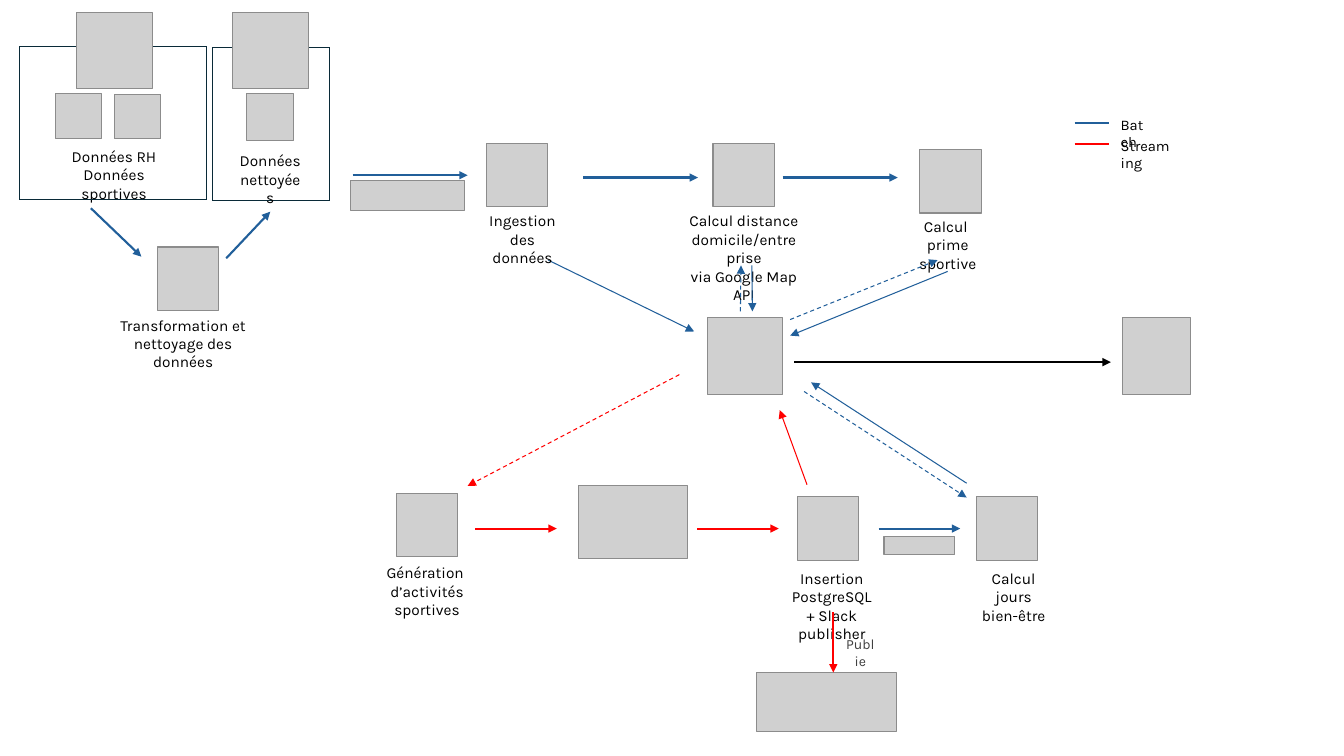
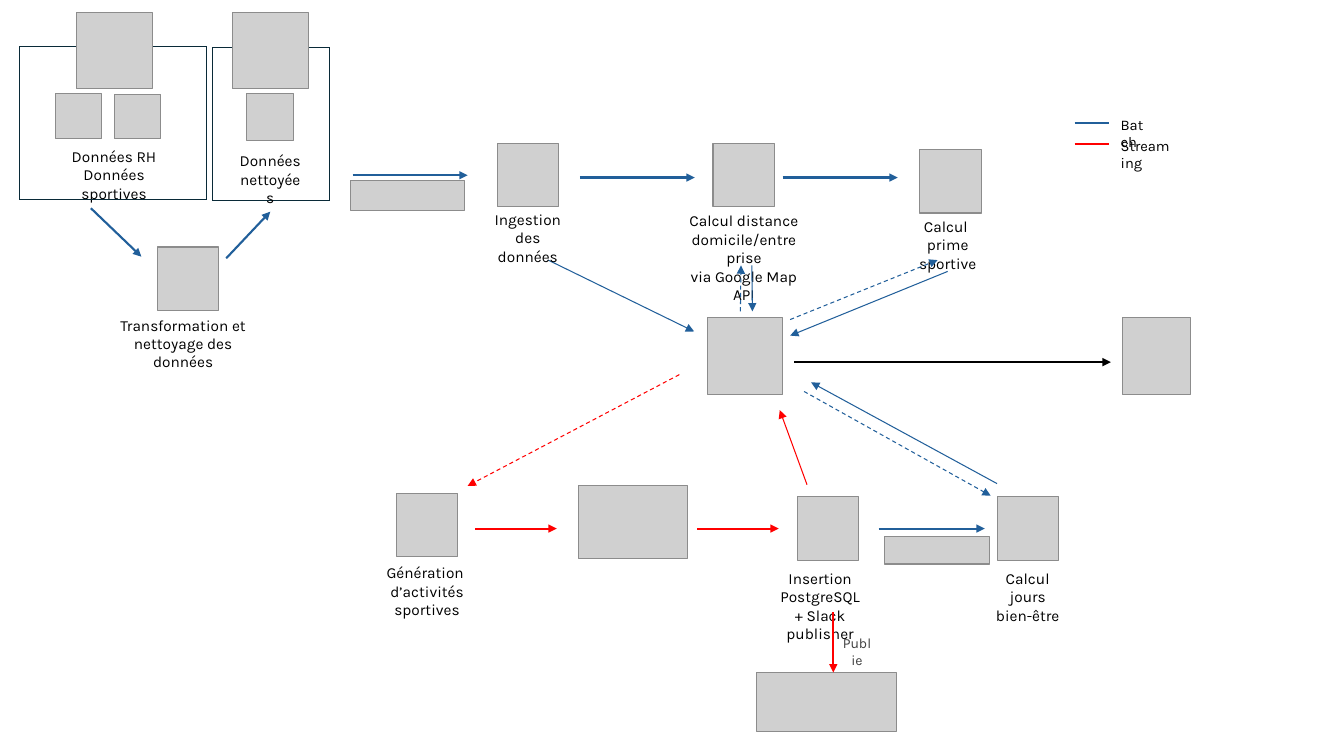
Before and after one commit to maevabb/poc_sport_employee_benefits, a slide deck: slide 1 of docs/prensentation.pptx. Drawn at 1344x756 pixels with LibreOffice and Linux fonts; fonts in the diff are those of the drawing; grey boxes stand for pictures. Boxes give left, top, right and bottom in pixels: in the first picture for what was removed or moved away, otherwise in the second. Text is boxed around its words. In the diff, an @@ line names an element or a change of style, - is before the commit and + after.

```diff
--- a/docs/prensentation.pptx
+++ b/docs/prensentation.pptx
@@ picture: place and size @@
-picture at box(487, 143, 548, 207)
+picture at box(497, 143, 559, 207)
@@ arrow moved from (583, 177) - (698, 177) to (580, 177) - (695, 177) @@
@@ text "Ingestion des" rewrapped from box(489, 215, 555, 263) to box(495, 214, 561, 266) @@
@@ arrow moved from (967, 483) - (812, 382) to (997, 484) - (812, 382) @@
@@ arrow moved from (805, 391) - (967, 498) to (805, 391) - (991, 496) @@
@@ picture: place and size @@
-picture at box(977, 497, 1038, 561)
+picture at box(997, 497, 1059, 561)
@@ arrow moved from (879, 528) - (961, 528) to (879, 528) - (985, 528) @@
@@ picture: place and size @@
-picture at box(884, 536, 955, 555)
+picture at box(884, 536, 990, 564)
@@ text "Insertion PostgreSQL + Slack publisher": place and size @@
-text "Insertion PostgreSQL + Slack publisher" at box(792, 573, 872, 644)
+text "Insertion PostgreSQL + Slack publisher" at box(780, 573, 860, 644)
@@ text "Calcul jours bien-être": place and size @@
-text "Calcul jours bien-être" at box(982, 573, 1045, 621)
+text "Calcul jours bien-être" at box(996, 573, 1059, 621)
@@ text "Publie": place and size @@
-text "Publie" at box(836, 631, 886, 655)
+text "Publie" at box(832, 629, 882, 653)
```
Also in this commit, not shown: 4 other files.
